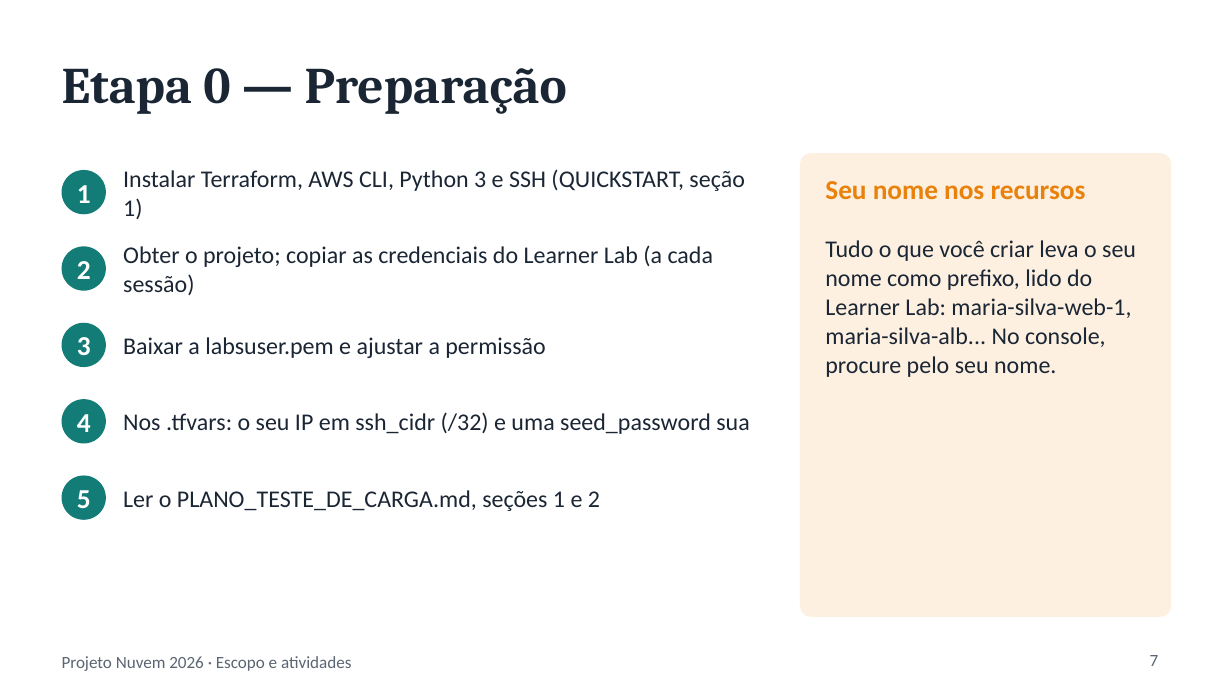
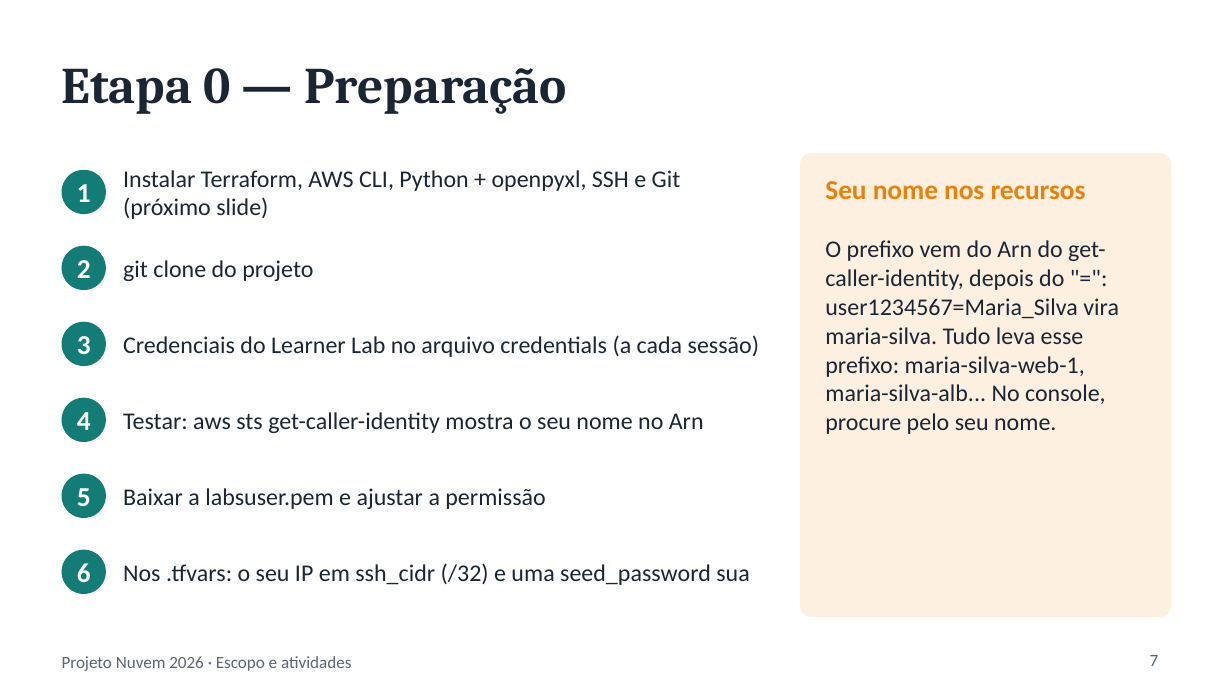
Before and after one commit to emadruga/projeto-aws-chatbot, a slide deck: slide 7 of docs/slides/ESCOPO_E_ATIVIDADES.pptx. Drawn at 1232x693 pixels with LibreOffice and Linux fonts; fonts in the diff are those of the drawing. Boxes give left, top, right and bottom in pixels: in the first picture for what was removed or moved away, otherwise in the second. Text is boxed around its words. In the diff, an @@ line names an element or a change of style, - is before the commit and + after.

```diff
--- a/docs/slides/ESCOPO_E_ATIVIDADES.pptx
+++ b/docs/slides/ESCOPO_E_ATIVIDADES.pptx
@@ text at (123,170,681,219): text changed @@
-Instalar Terraform, AWS CLI, Python 3 e SSH (QUICKSTART, seção 1)
+Instalar Terraform, AWS CLI, Python + openpyxl, SSH e Git (próximo slide)
@@ text added at (123,260,313,281), 14 pt, text #1B2635 @@
+git clone do projeto
@@ text at (825,240,1119,434): text changed @@
-Tudo o que você criar leva o seu nome como prefixo, lido do Learner Lab: maria-silva-web-1, maria-silva-alb... No console, procure pelo seu nome.
+O prefixo vem do Arn do get-caller-identity, depois do "=": user1234567=Maria_Silva vira maria-silva. Tudo leva esse prefixo: maria-silva-web-1, maria-silva-alb... No console, procure pelo seu nome.
@@ text at (123,335,759,357): text changed @@
-Obter o projeto; copiar as credenciais do Learner Lab (a cada sessão)
+Credenciais do Learner Lab no arquivo credentials (a cada sessão)
@@ text added at (123,412,704,433), 14 pt, text #1B2635 @@
+Testar: aws sts get-caller-identity mostra o seu nome no Arn
@@ text "Baixar a labsuser.pem e ajustar ...": place and size @@
-text "Baixar a labsuser.pem e ajustar ..." at (123,337,545,358)
+text "Baixar a labsuser.pem e ajustar ..." at (123,488,545,509)
@@ text removed at (123,490,600,511) @@
-Ler o PLANO_TESTE_DE_CARGA.md, seções 1 e 2
@@ text "Nos .tfvars: o seu IP ...": place and size @@
-text "Nos .tfvars: o seu IP ..." at (123,412,749,434)
+text "Nos .tfvars: o seu IP ..." at (123,563,749,585)
@@ ellipse added at (62,549,106,594), fill #137C77, 16 pt, text #FFFFFF, bold @@
+6
```
Also in this commit, not shown: 8 other slides changed, 4 slides added, 1 slide removed, 3 other files.
